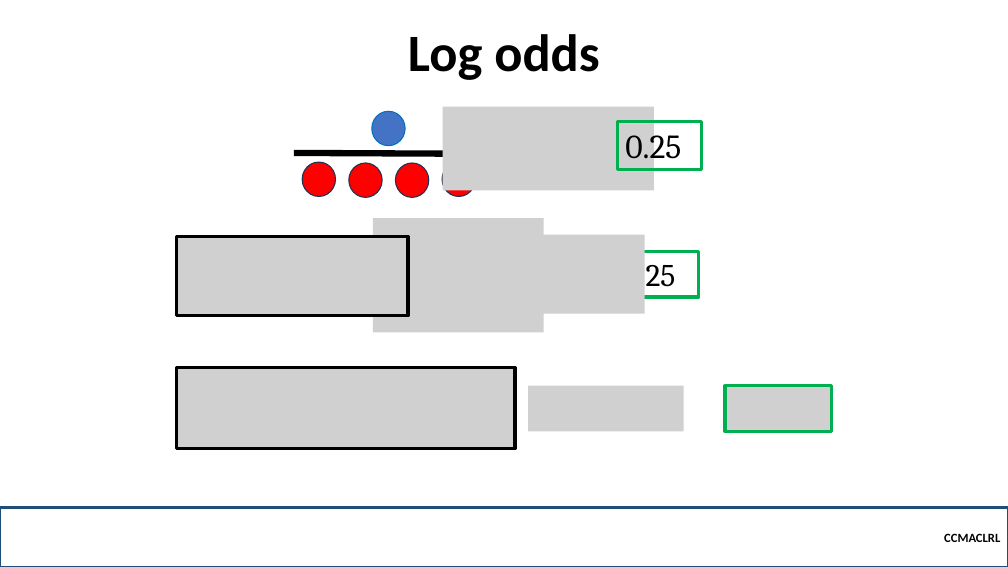
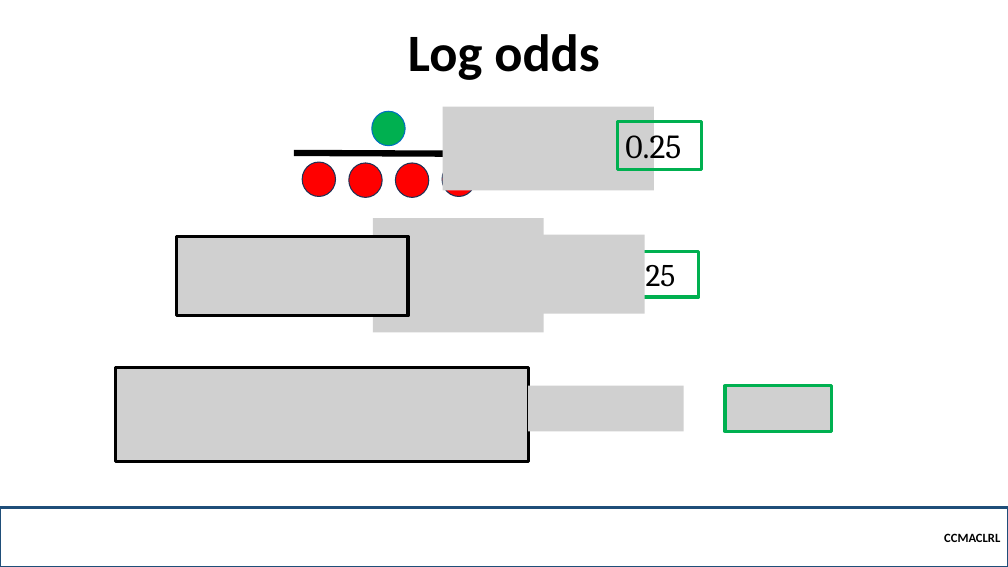
Before and after one commit to OG-CZ/CCMACLRL-EXERCISES-COM231, a slide deck: slide 54 of _LECTURES/5 - Logistic Regression/Odds and Probability.pptx. Drawn at 1008x567 pixels with LibreOffice and Linux fonts; fonts in the diff are those of the drawing; grey boxes stand for pictures; background and template pictures are left out. Boxes give left, top, right and bottom in pixels: in the first picture for what was removed or moved away, otherwise in the second. Text is boxed around its words. In the diff, an @@ line names an element or a change of style, - is before the commit and + after.

```diff
--- a/_LECTURES/5 - Logistic Regression/Odds and Probability.pptx
+++ b/_LECTURES/5 - Logistic Regression/Odds and Probability.pptx
@@ ellipse at bbox=[372, 111, 405, 146]: fill #4472C4 to #00B050 @@
@@ picture: place and size @@
-picture at bbox=[177, 368, 515, 449]
+picture at bbox=[116, 368, 529, 462]
```
Also in this commit, not shown: 31 other slides changed, 46 other files.
